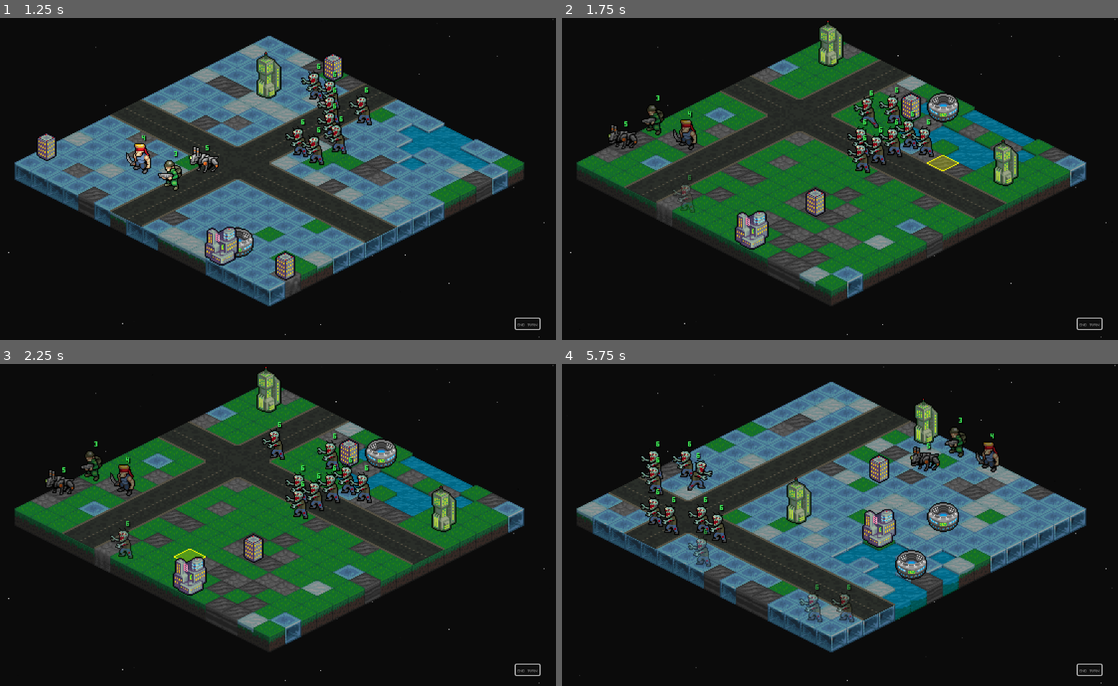
Above: before the commit, frames 1-4 (two rows, left to right).
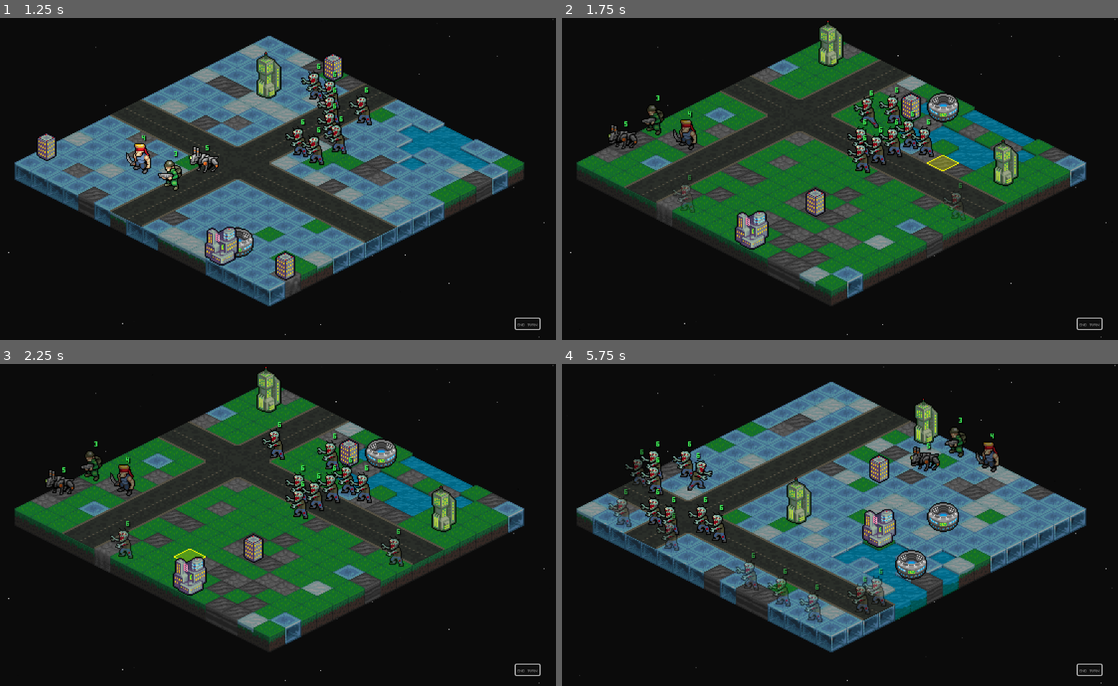
Above: after the commit, the same moments.

Repository: Tekknobot/MEKIII
Game: Godot game, scene res://scenes/Game.tscn
Same seed, same stepped clock (60 frames per second), same inputs: the game is played once before the commit and once after it.
Inputs (mouse positions are in pixels of both pictures, inside the frame that each line leads up to):
- Up to frame 1 (1.25 s): click "End Turn" at 0.5 s
- Up to frame 2 (1.75 s): tap Enter at 1.25 s; move the mouse to (956, 162) at 1.27 s; tap R at 1.35 s; click (956, 162) at 1.42 s; tap Space (ui_select) at 1.52 s
- Up to frame 3 (2.25 s): drag from (155, 541) to (239, 589) at 2.02 s
- Up to frame 4 (5.75 s): move the mouse to (890, 454) at 2.77 s; tap R at 2.85, 5.1 s; click (890, 454) at 2.92 s; click "End Turn" at 3.5 s; drag from (801, 589) to (662, 476) at 4.27 s; move the mouse to (1001, 573) at 5.02 s; click (1001, 573) at 5.17 s; tap Space (ui_select) at 5.27 s

Frame 1 is identical in both runs. In frame 2, 0.1% of the frame differs, in the area x 68-73%, y 51-63%; in frame 3, 0.2%; in frame 4, 1.4%, in the area x 8-59%, y 26-81%.

Commit message:
Set aim mode to ATTACK after move.

Diff:
--- a/scripts/map_controller.gd
+++ b/scripts/map_controller.gd
@@ -1446,6 +1446,7 @@
 		TM.notify_player_moved(u)
 
 	if u and u.team != Unit.Team.ENEMY:
+		aim_mode = AimMode.ATTACK
 		_refresh_overlays()
 
 	emit_signal("aim_changed", int(aim_mode), special_id)
--- a/scripts/turnmanager.gd
+++ b/scripts/turnmanager.gd
@@ -29,7 +29,7 @@
 var _moved: Dictionary = {}   # Unit -> bool
 var _attacked: Dictionary = {}# Unit -> bool
 
-var enemy_spawn_count := 1   # how many edge zombies to spawn per round
+var enemy_spawn_count := 2   # how many edge zombies to spawn per round
 
 func _ready() -> void:
 	if end_turn_button:
@@ -99,7 +99,7 @@
 			M.spawn_edge_road_zombie()
 
 	# ✅ Increase spawn count for next round
-	enemy_spawn_count += 1
+	enemy_spawn_count *= 2
 
 	start_player_phase()
 
